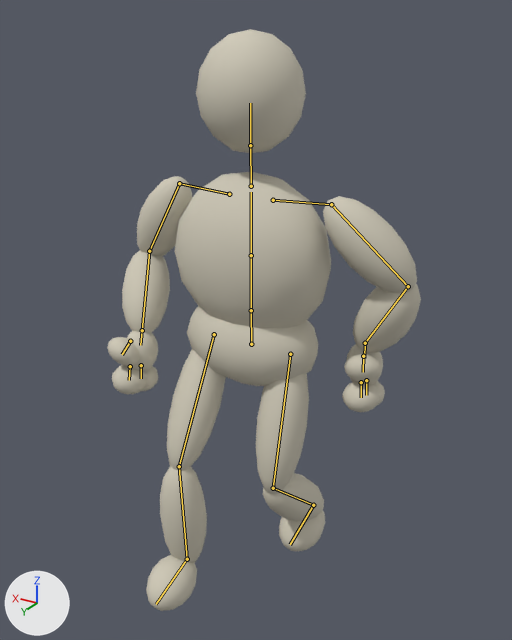
The glTF model art/models/characters/shared_humanoid/shared_humanoid_player_motion_v1.glb as it was, and as the next commit left it.
The view is the same before and after, from a 50 mm lens placed at (-1.011, 1.658, 1.781), pointed at (-0.02, 0.007, 0.955). Arrows for +X, +Y and +Z are at lower left; the lights stay in place. The first picture is the older version. Both versions are drawn at frame 12 of the action 'run_back'; the numbers are the values there. The bones that change, and the others that lie on the model, are drawn over the model as lines.

Names of what the first picture shows: 'BindTemplate'.
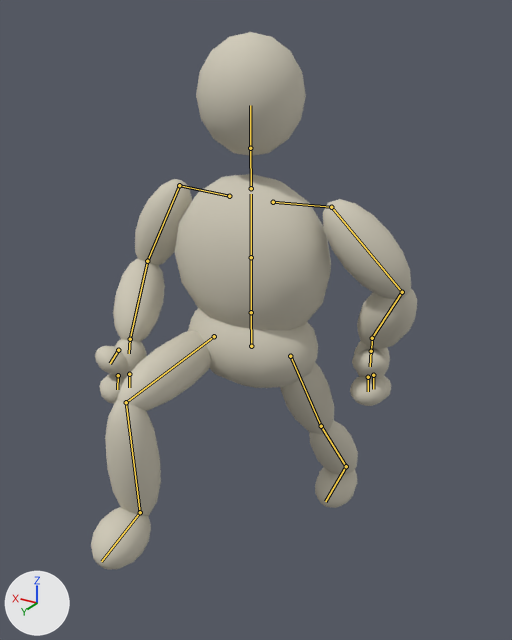
What the commit changed:
Bone 'upper_arm_l' (bone_upper_arm_l) turns from (-7, 1, 10) to (-11, 1, 7) degrees about its own x, y and z.
Bone 'forearm_l' (bone_forearm_l) turns from (-57, -15, -43) to (-62, -9, -27) degrees about its own x, y and z.
Bone 'hand_l' (bone_hand_l) turns from (39, 4, 6) to (44, 12, -4) degrees about its own x, y and z.
Bone 'upper_arm_r' (bone_upper_arm_r) turns from (-12, 0, 1) to (-10, 1, 9) degrees about its own x, y and z.
Bone 'forearm_r' (bone_forearm_r) turns from (0, -9, 72) to (7, -12, 64) degrees about its own x, y and z.
Bone 'hand_r' (bone_hand_r) turns from (-19, 9, -43) to (-27, 7, -44) degrees about its own x, y and z.
Bone 'thigh_l' (bone_thigh_l) turns from (11, 0, 0) to (-36, 0, 0) degrees about its own x, y and z.
Bone 'shin_l' (bone_shin_l) turns from (-56, 0, 1) to (1, 0, 1) degrees about its own x, y and z.
Bone 'foot_l' (bone_foot_l) turns from (45, 0, 0) to (34, 0, 0) degrees about its own x, y and z.
Bone 'thigh_r' (bone_thigh_r) turns from (26, 0, 1) to (83, -1, 1) degrees about its own x, y and z.
Bone 'shin_r' (bone_shin_r) turns from (-25, 0, -1) to (-83, 0, -1) degrees about its own x, y and z.

Boxes (x1, y1, x2, y2) around the edits, measured in the pictures (512 x 640 px):
'BindTemplate', posed (8% shorter): before (107, 29, 421, 611); after (91, 32, 417, 569)
bone 'upper_arm_l', root to tip: before (331, 204) to (408, 286); after (331, 207) to (402, 292)
bone 'forearm_l', root to tip: before (408, 286) to (365, 343); after (402, 292) to (372, 338)
bone 'hand_l', root to tip: before (365, 343) to (364, 358); after (372, 338) to (371, 353)
bone 'upper_arm_r', root to tip: before (179, 183) to (149, 251); after (179, 185) to (147, 261)
bone 'forearm_r', root to tip: before (149, 251) to (142, 330); after (147, 261) to (130, 339)
bone 'hand_r', root to tip: before (142, 330) to (140, 345); after (130, 339) to (129, 353)
bone 'thigh_l', root to tip: before (290, 354) to (273, 488); after (290, 356) to (321, 426)
bone 'shin_l', root to tip: before (273, 488) to (313, 505); after (321, 426) to (346, 466)
bone 'foot_l', root to tip: before (313, 505) to (290, 544); after (346, 466) to (325, 501)
bone 'thigh_r', root to tip: before (214, 334) to (179, 466); after (214, 336) to (126, 402)
bone 'shin_r', root to tip: before (179, 466) to (187, 559); after (126, 402) to (140, 512)
